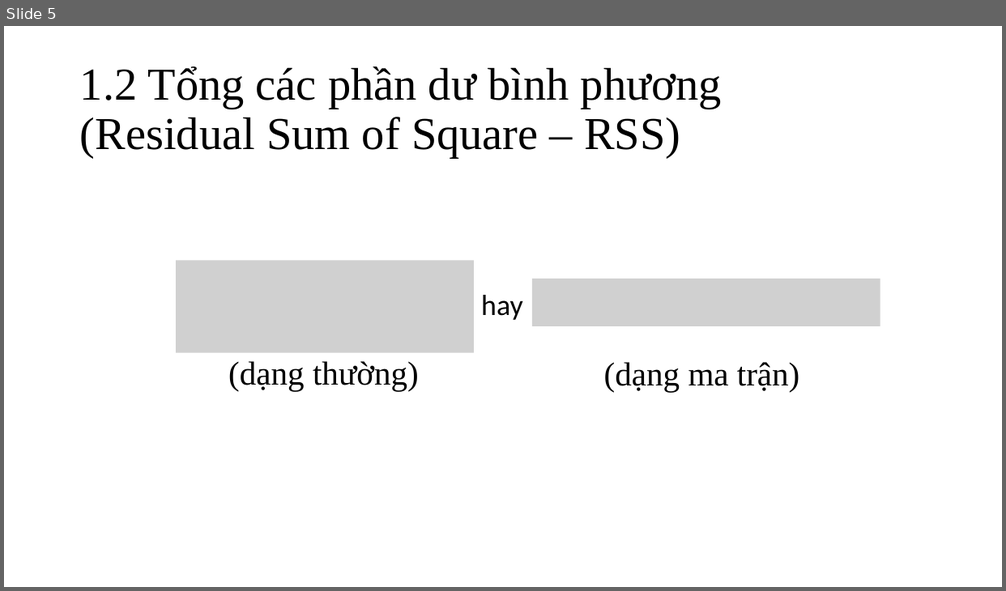
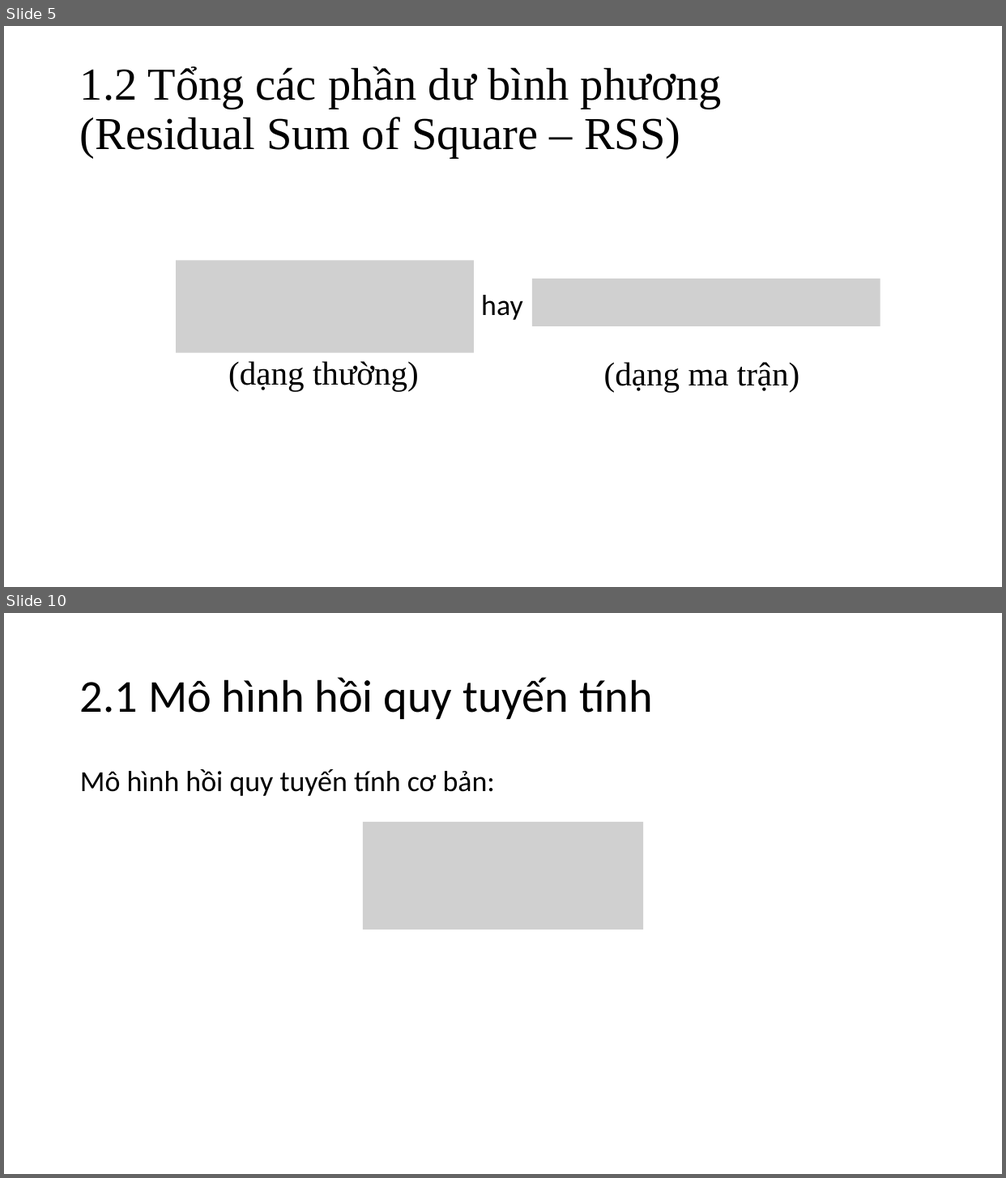
Before and after one commit to nguyenduyhanlam/ML_Final, a slide deck: Shrinkage Method.pptx. Shown one above the other, each under a label of ours: slide 5 before the commit, slides 5 and 10 after it; the slides between them are not shown. The pictures are 1006x591 and 1006x1178 pixels, drawn with LibreOffice and Linux fonts; fonts in the diff are those of the drawing; grey boxes stand for pictures. Boxes give left, top, right and bottom in pixels: in the first picture for what was removed or moved away, otherwise in the second. Text is boxed around its words. In the diff, an @@ line names an element or a change of style, - is before the commit and + after.

```diff
--- a/Shrinkage Method.pptx
+++ b/Shrinkage Method.pptx
@@ slide 10 added at (4,613,1002,1174), background #FFFFFF @@
@@ title added at (80,677,653,719), 44 pt, text #000000 @@
+2.1 Mô hình hồi quy tuyến tính
@@ text added at (80,769,495,796), 28 pt, text #000000 @@
+Mô hình hồi quy tuyến tính cơ bản:
@@ picture added at (363,822,643,930) @@
```
Also in this commit, not shown: 23 other slides added, 1 slide removed, 5 other files.
